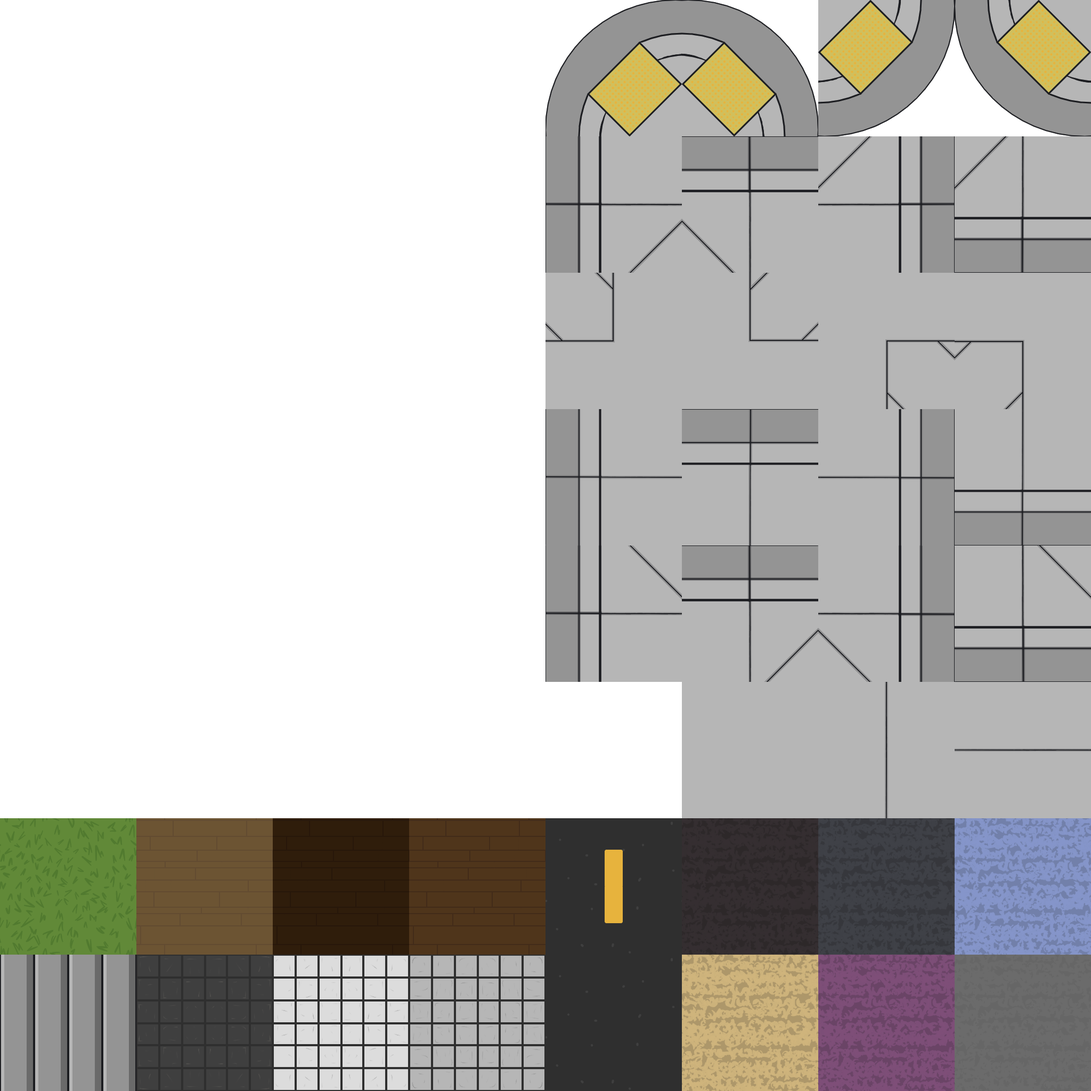
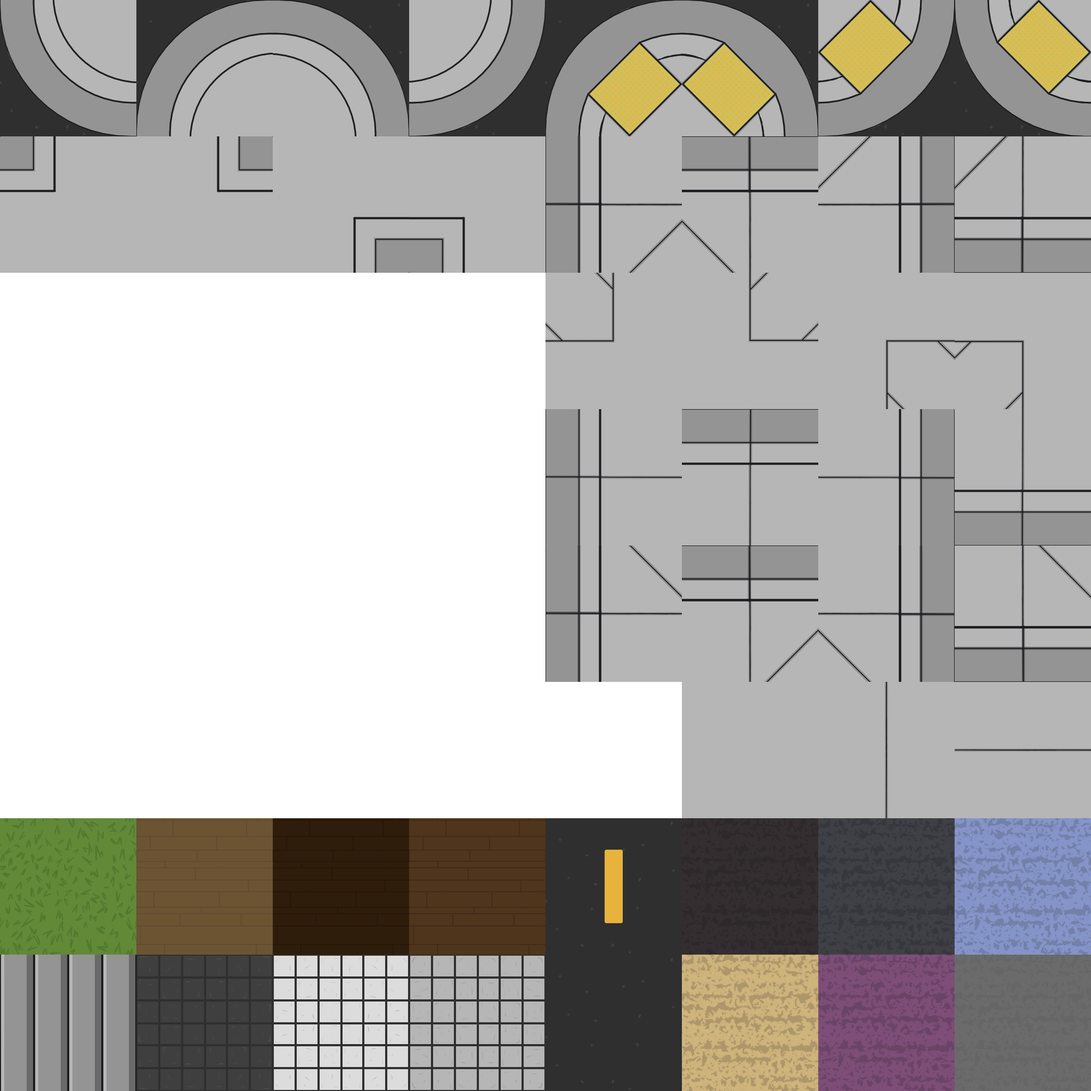
Two versions of the same layered image (1091x1091). Layer-by-layer changes:
pixels changed over box(0, 0, 1091, 273) (layer not identified)
